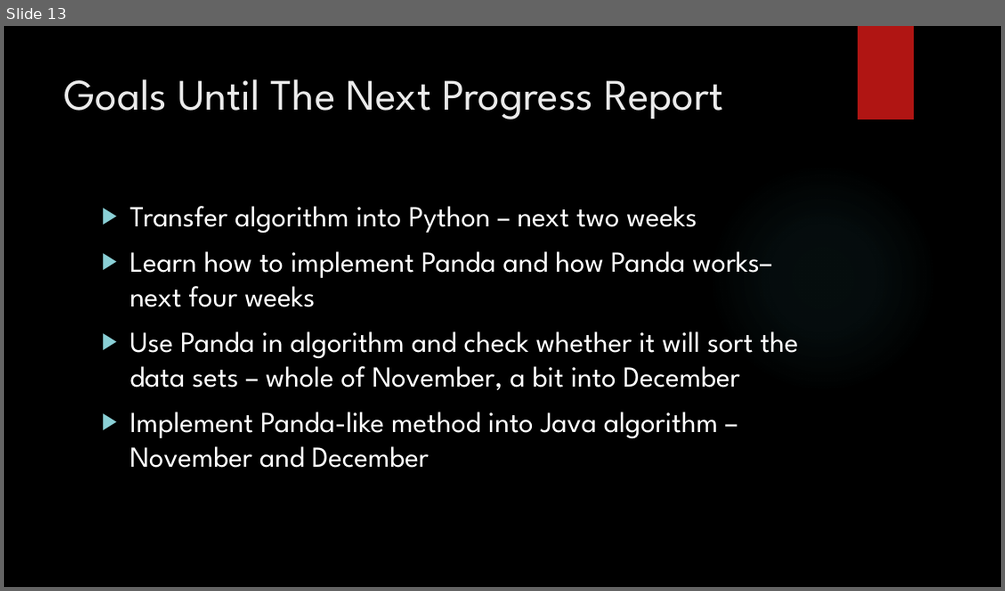
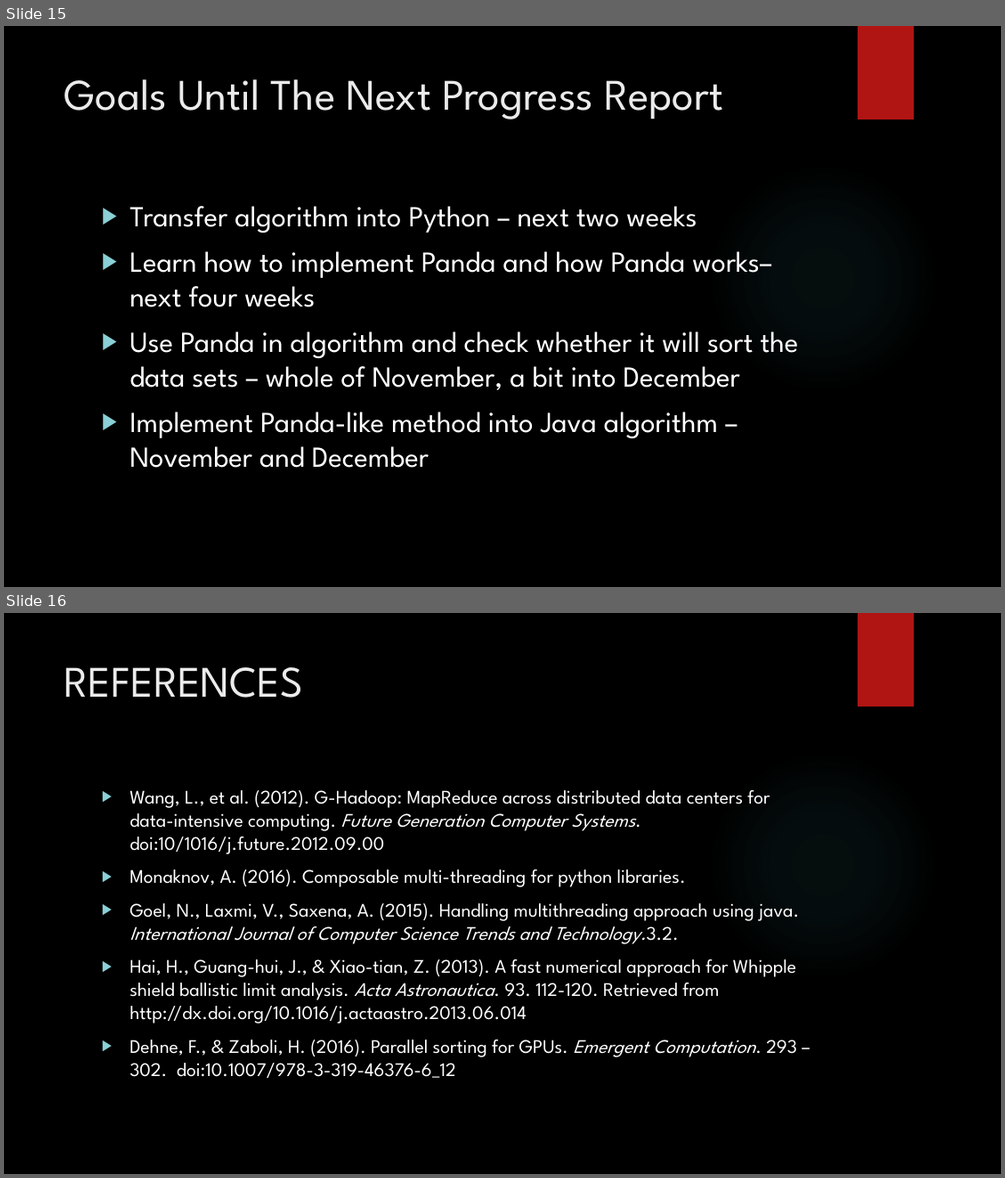
Before and after one commit to SoumyaMishra8/Statistical-Analysis-Sorting-Algorithm, a slide deck: Progress Report for Project 10_13_17.pptx. Shown one above the other, each under a label of ours: slide 13 before the commit, slides 15 and 16 after it. The pictures are 1005x591 and 1005x1178 pixels, drawn with LibreOffice and Linux fonts; fonts in the diff are those of the drawing; background and template pictures are left out. Boxes give left, top, right and bottom in pixels: in the first picture for what was removed or moved away, otherwise in the second. Text is boxed around its words. In the diff, an @@ line names an element or a change of style, - is before the commit and + after.

```diff
--- a/Progress Report for Project 10_13_17.pptx
+++ b/Progress Report for Project 10_13_17.pptx
@@ slide 16 added at box(4, 613, 1001, 1174), background picture (left out); not listed: 2 template elements that a slide beside it also shows @@
@@ title added at box(65, 667, 303, 698), 42 pt, text #EBEBEB @@
+REFERENCES
@@ text added at box(129, 790, 799, 1078), 18.5 pt, text #FFFFFF @@
+▶ Wang, L., et al. (2012). G-Hadoop: MapReduce across distributed data centers for data-intensive computing. Future Generation Computer Systems. doi:10/1016/j.future.2012.09.00
+▶ Monaknov, A. (2016). Composable multi-threading for python libraries.
+▶ Goel, N., Laxmi, V., Saxena, A. (2015). Handling multithreading approach using java. International Journal of Computer Science Trends and Technology.3.2.
+▶ Hai, H., Guang-hui, J., & Xiao-tian, Z. (2013). A fast numerical approach for Whipple shield ballistic limit analysis. Acta Astronautica. 93. 112-120. Retrieved from http://dx.doi.org/10.1016/j.actaastro.2013.06.014
+▶ Dehne, F., & Zaboli, H. (2016). Parallel sorting for GPUs. Emergent Computation. 293 – 302. doi:10.1007/978-3-319-46376-6_12
@@ what was slide 13 is now slide 15 @@
```
Also in this commit, not shown: 10 slides changed, 2 other slides added.
